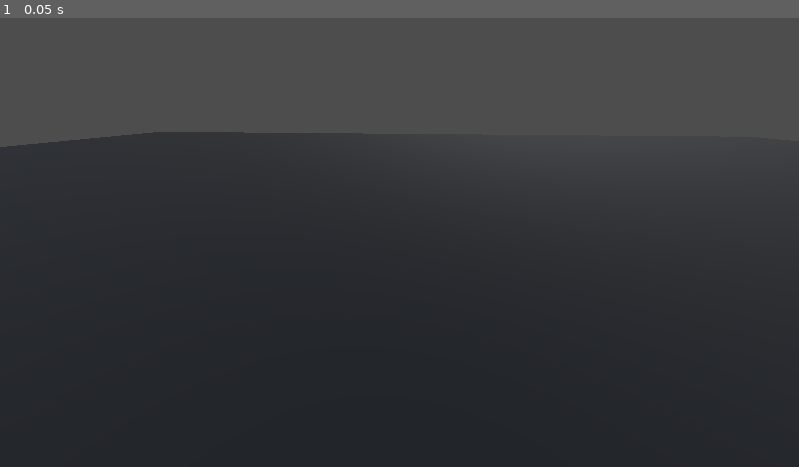
Above: before the commit, frame 1.
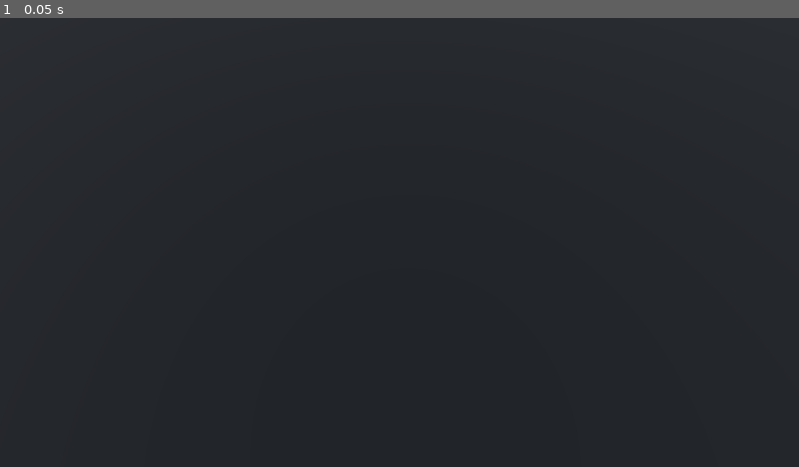
Above: after the commit, the same moment.

Repository: Klaim/megastructures-prototypes
Game: Godot game, scene res://main.tscn
Same seed, same stepped clock (60 frames per second), same inputs: the game is played once before the commit and once after it. The engine's default icon, where the game draws it, is replaced by a stand-in: a white triangle on a blue panel in a dark square.
Inputs:
- Up to frame 1 (0.05 s): no input

The runs differ from the first frame. In frame 1, 29% of the frame differs, in the area x 0-100%, y 0-34%.
Error after the commit: Invalid call. Nonexistent function 'get_walls_positions' in base 'Node'. (res://main.gd:34)

Commit message:
proto2: basic view of the game, can press space to pass turns

Diff:
--- /dev/null
+++ b/proto2/elements/character.gd
@@ -0,0 +1,20 @@
+extends Node3D
+
+@onready var _model := $model
+
+@onready var is_player := false :
+	set(value):
+		is_player = value
+		if is_player:
+			_model.material = _model.material.duplicate()
+			_model.material.albedo_color = Color.DARK_BLUE
+
+
+# Called when the node enters the scene tree for the first time.
+func _ready():
+	pass # Replace with function body.
+
+
+# Called every frame. 'delta' is the elapsed time since the previous frame.
+func _process(_delta):
+	pass
--- a/proto2/elements/character.tscn
+++ b/proto2/elements/character.tscn
@@ -1,11 +1,14 @@
-[gd_scene load_steps=2 format=3 uid="uid://bxja4ryrfcshg"]
+[gd_scene load_steps=3 format=3 uid="uid://bxja4ryrfcshg"]
+
+[ext_resource type="Script" path="res://elements/character.gd" id="1_vgxqb"]
 
 [sub_resource type="StandardMaterial3D" id="StandardMaterial3D_ggm71"]
 albedo_color = Color(0.803922, 0.168627, 0.803922, 1)
 
 [node name="character" type="Node3D"]
+script = ExtResource("1_vgxqb")
 
-[node name="CSGCylinder3D" type="CSGCylinder3D" parent="."]
+[node name="model" type="CSGCylinder3D" parent="."]
 transform = Transform3D(1, 0, 0, 0, 1, 0, 0, 0, 1, 0, 0.9, 0)
 height = 1.8
 material = SubResource("StandardMaterial3D_ggm71")
--- a/proto2/elements/wall.tscn
+++ b/proto2/elements/wall.tscn
@@ -3,3 +3,5 @@
 [node name="wall" type="Node3D"]
 
 [node name="CSGBox3D" type="CSGBox3D" parent="."]
+transform = Transform3D(1, 0, 0, 0, 1, 0, 0, 0, 1, 0, 1.5, 0)
+size = Vector3(1, 3, 1)
--- a/proto2/main.gd
+++ b/proto2/main.gd
@@ -1,11 +1,48 @@
 extends Node3D
+
+const METERS_PER_SQUARE = 1.0
+
+
+@onready var _world = $megastructures_world
+@onready var _view_node = $view
+
+var prefab_wall = load("res://elements/wall.tscn")
+var prefab_character = load("res://elements/character.tscn")
 
 
 # Called when the node enters the scene tree for the first time.
 func _ready():
-	pass # Replace with function body.
+	update_world_view()
 
 
 # Called every frame. 'delta' is the elapsed time since the previous frame.
 func _process(_delta):
-	pass
+
+	if Input.is_action_just_pressed("player_action_wait"):
+		_world.player_action_wait()
+		update_world_view()
+
+
+func _clear_view() -> void:
+	for child_node in _view_node.get_children():
+		_view_node.remove_child(child_node)
+		child_node.queue_free()
+
+func update_world_view() -> void:
+	_clear_view()
+
+	var walls_positions = _world.get_walls_positions()
+	var characters_positions = _world.get_characters_positions()
+	var player_pos = _world.get_player_positions()
+
+	for wall_pos in walls_positions:
+		var new_wall = prefab_wall.instantiate()
+		new_wall.position = Vector3( wall_pos.x, 0.0, wall_pos.y )
+		_view_node.add_child(new_wall)
+
+	for char_pos in characters_positions:
+		var new_character = prefab_character.instantiate()
+		new_character.position = Vector3( char_pos.x, 0.0, char_pos.y )
+		_view_node.add_child(new_character)
+		if player_pos.has(char_pos):
+			new_character.is_player = true
--- a/proto2/main.tscn
+++ b/proto2/main.tscn
@@ -18,9 +18,13 @@
 material = SubResource("StandardMaterial3D_81sch")
 
 [node name="Camera3D" type="Camera3D" parent="."]
-transform = Transform3D(-0.995331, 0.0408566, -0.0874498, 1.5569e-08, 0.905998, 0.423282, 0.0965232, 0.421306, -0.901767, 0, 4.38272, -3.49974)
+transform = Transform3D(0.815915, -0.485637, 0.31375, -0.0287808, 0.507872, 0.860952, -0.577455, -0.711494, 0.400403, 29.625, 14.4172, 26.6269)
 
 [node name="GDExample" type="GDExample" parent="."]
 position = Vector2(1121, 28)
 scale = Vector2(0.304688, 0.304688)
 texture = ExtResource("2_54lwc")
+
+[node name="megastructures_world" type="World" parent="."]
+
+[node name="view" type="Node3D" parent="."]
--- a/proto2/project.godot
+++ b/proto2/project.godot
@@ -14,3 +14,11 @@
 run/main_scene="res://main.tscn"
 config/features=PackedStringArray("4.1", "Forward Plus")
 config/icon="res://icon.svg"
+
+[input]
+
+player_action_wait={
+"deadzone": 0.5,
+"events": [Object(InputEventKey,"resource_local_to_scene":false,"resource_name":"","device":0,"window_id":0,"alt_pressed":false,"shift_pressed":false,"ctrl_pressed":false,"meta_pressed":false,"pressed":false,"keycode":0,"physical_keycode":32,"key_label":0,"unicode":0,"echo":false,"script":null)
+]
+}
Not shown, changed: proto2-model/proto2-model/actors.cpp
Not shown, changed: proto2-model/proto2-model/actors.hpp
Not shown, changed: proto2-model/proto2-model/core.cpp
Not shown, changed: proto2-view/build2file
Not shown, added: proto2-view/gdexample.cpp
Not shown, added: proto2-view/gdexample.hpp
Not shown, changed: proto2-view/godot-registration.cpp
Not shown, changed: proto2-view/proto2-view.cpp
Not shown, changed: proto2-view/proto2-view.hpp
